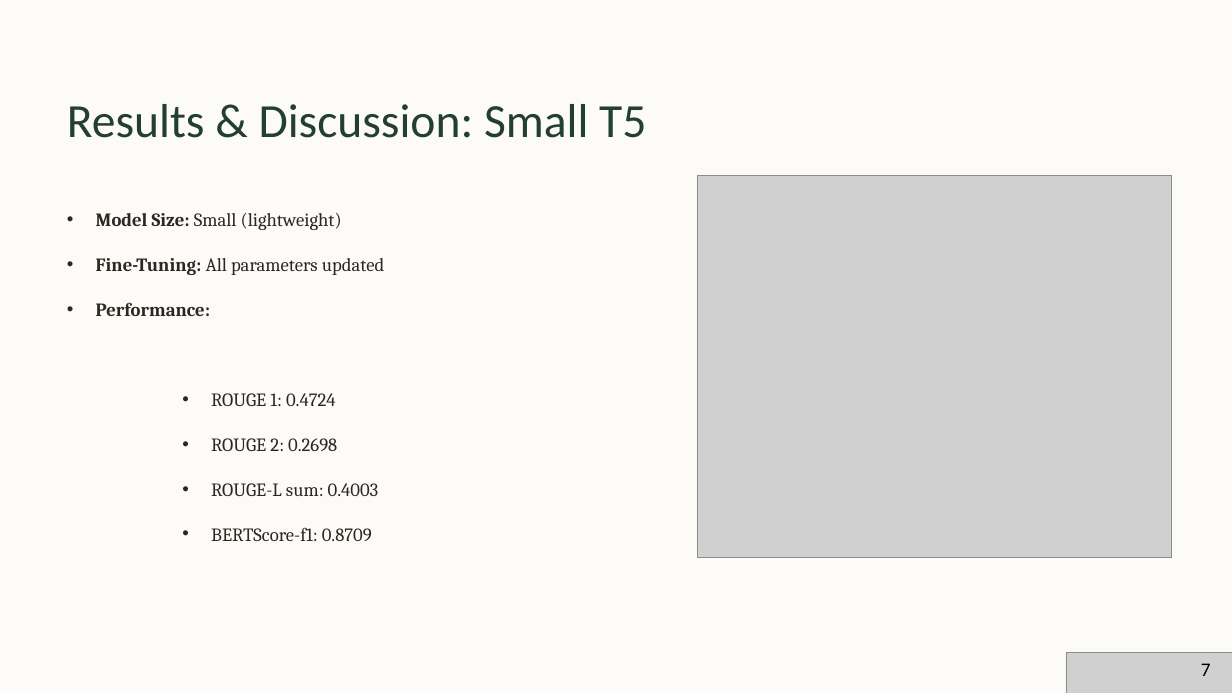
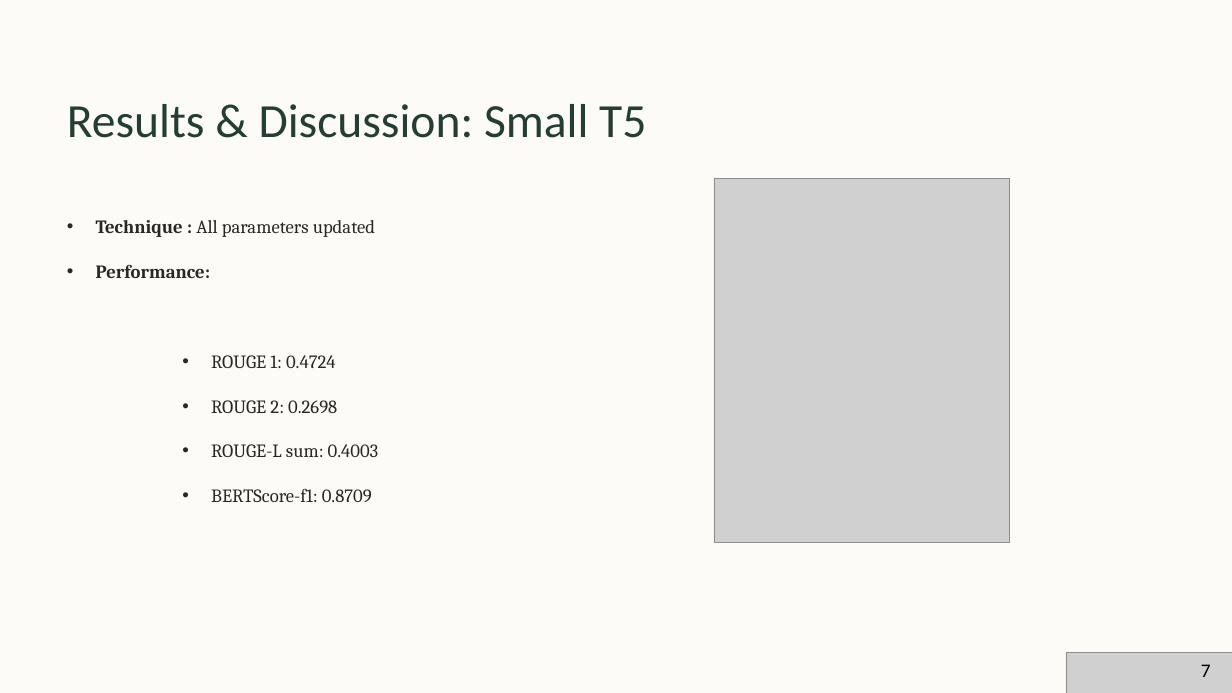
Before and after one commit to Elasfari/SOAP-Automated-Medical-Report-Generator, a slide deck: slide 8 of Presentation.pptx. Drawn at 1232x693 pixels with LibreOffice and Linux fonts; fonts in the diff are those of the drawing; grey boxes stand for pictures; background and template pictures are left out. Boxes give left, top, right and bottom in pixels: in the first picture for what was removed or moved away, otherwise in the second. Text is boxed around its words. In the diff, an @@ line names an element or a change of style, - is before the commit and + after.

Commit message:
pre update

```diff
--- a/Presentation.pptx
+++ b/Presentation.pptx
@@ picture: place and size @@
-picture at <box>698,175,1171,557</box>
+picture at <box>714,179,1009,542</box>
@@ text at <box>96,220,375,237</box>: text changed @@
-• Fine-Tuning: All parameters updated
+• Technique : All parameters updated
@@ text removed at <box>96,213,342,230</box> @@
-• Model Size: Small (lightweight)
@@ text "Performance:": place and size @@
-text "Performance:" at <box>96,302,210,316</box>
+text "Performance:" at <box>96,264,210,278</box>
@@ text "ROUGE 2: 0.2698": place and size @@
-text "ROUGE 2: 0.2698" at <box>211,438,337,451</box>
+text "ROUGE 2: 0.2698" at <box>211,400,337,413</box>
@@ 3 texts: place and size @@
-3 texts at <box>211,393,379,541</box>
+3 texts at <box>211,355,379,502</box>
```
Also in this commit, not shown: 6 other slides changed.
